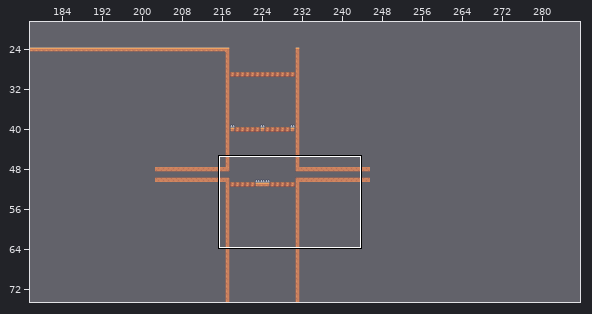
Level history. Tiled map: src/Tiled/TestMaps/boss_worm_test.tmx. Above, an overview of the earlier version with the close-up marked.
Close-up. Old version:
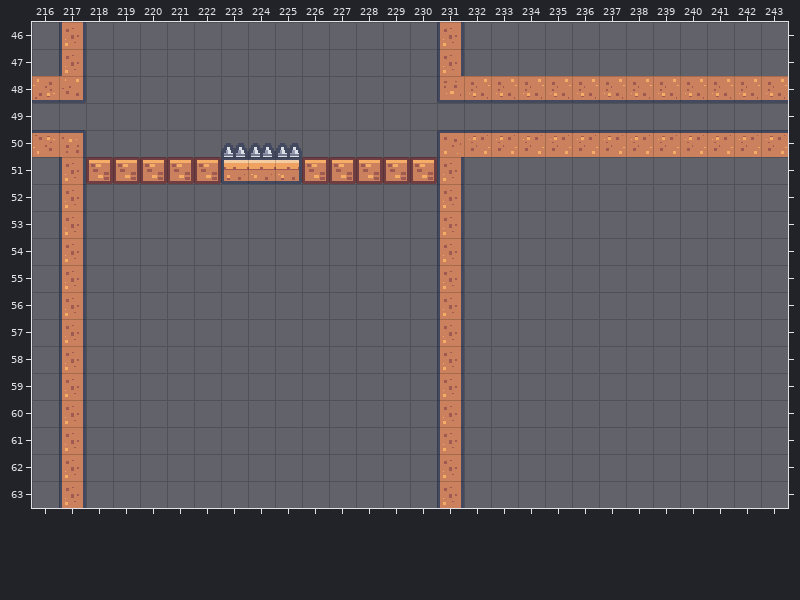
Cells are 18x18 px. Shown: x 216..243, y 46..63. The commit also changed other parts of the map, which this record leaves out. The old version is drawn lined up with the new one.
After the commit:
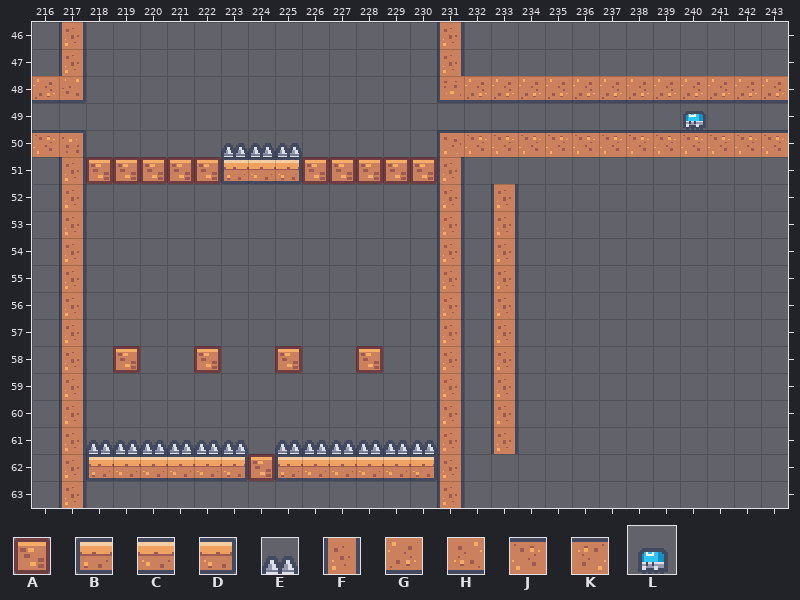
Key: from "pixel-platformer": A 6, B 41 "WorldTile", C 42 "WorldTile", D 43 "WorldTile", E 68 "WorldTile", F 120 "WorldTile", G 142 "WorldTile", H 142 flipped left-right "WorldTile", J 142 flipped up-down "WorldTile", K 142 turned 180 "WorldTile"; from "pixel-platformer-characters": L 18 "CharacterTile".
_ is an empty cell.
Objects are placed by their top-left corner, in cells (3,4 is the top-left corner of cell 3,4); size is 1x1 cell unless given.
What changed:
{"change": "map size 250x100 -> 300x100 cells"}
{"where": "layer \"GamePlayTiles\""}
{"y":48,"x":232,"old":"HHHHHHHHHHHH","new":"GGGGGGGGGGGG"}
{"y":50,"x":232,"old":"KKKKKKKKKKKK","new":"JJJJJJJJJJJJ"}
{"y":52,"x":233,"old":"_","new":"F"}
{"y":53,"x":233,"old":"_","new":"F"}
{"y":54,"x":233,"old":"_","new":"F"}
{"y":55,"x":233,"old":"_","new":"F"}
{"y":56,"x":233,"old":"_","new":"F"}
{"y":57,"x":233,"old":"_","new":"F"}
{"y":58,"x":233,"old":"_","new":"F"}
{"y":59,"x":233,"old":"_","new":"F"}
{"y":60,"x":233,"old":"_","new":"F"}
{"y":61,"x":218,"old":"______","new":"EEEEEE"}
{"y":61,"x":225,"old":"______","new":"EEEEEE"}
{"y":61,"x":233,"old":"_","new":"F"}
{"y":62,"x":218,"old":"______","new":"BCCCCD"}
{"y":62,"x":225,"old":"______","new":"BCCCCD"}
{"where": "layer \"Arena4\" (added)"}
{"now": "A \"DestructibleWall\" at 228,58"}
{"now": "A \"DestructibleWall\" at 225,58"}
{"now": "A \"DestructibleWall\" at 222,58"}
{"now": "A \"DestructibleWall\" at 219,58"}
{"now": "A \"DestructibleWall\" at 224,62"}
{"where": "layer \"Arena3\""}
{"now": "L \"Group 1001\" at 240,48.7 size 1.3x1.3"}
{"label":"changed","picture_box":[465,79,787,154]}
{"label":"added","picture_box":[491,184,518,454]}
{"label":"added","picture_box":[113,346,140,373]}
{"label":"added","picture_box":[194,346,221,373]}
{"label":"added","picture_box":[275,346,302,373]}
{"label":"added","picture_box":[356,346,383,373]}
{"label":"added","picture_box":[86,440,437,481]}
